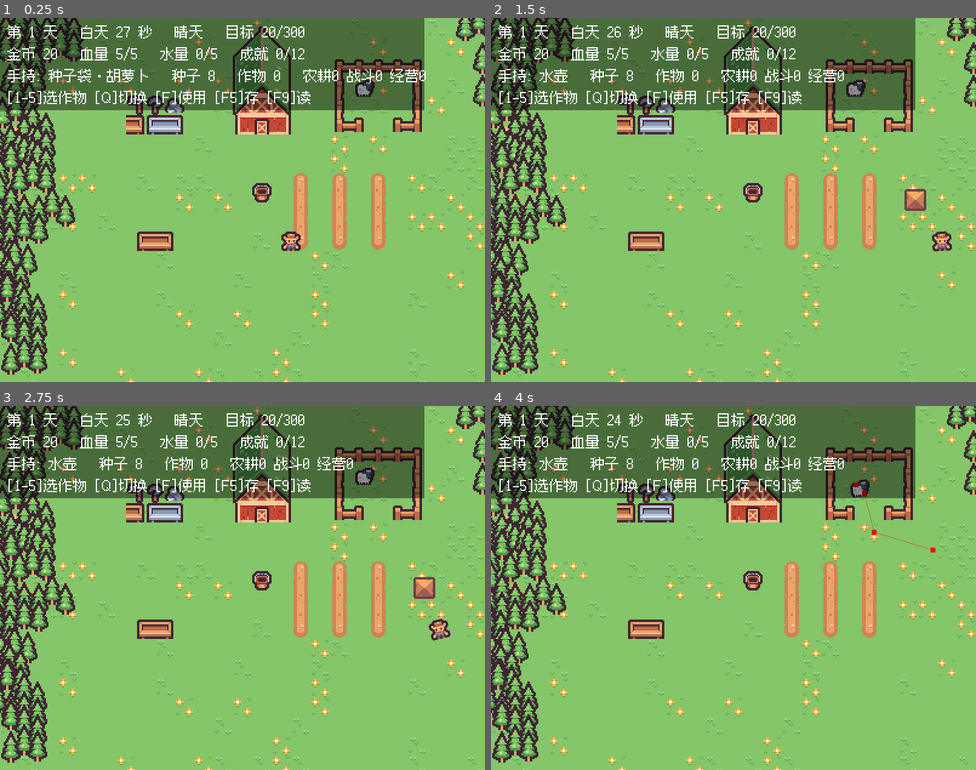
Above: before the commit, frames 1-4 (two rows, left to right).
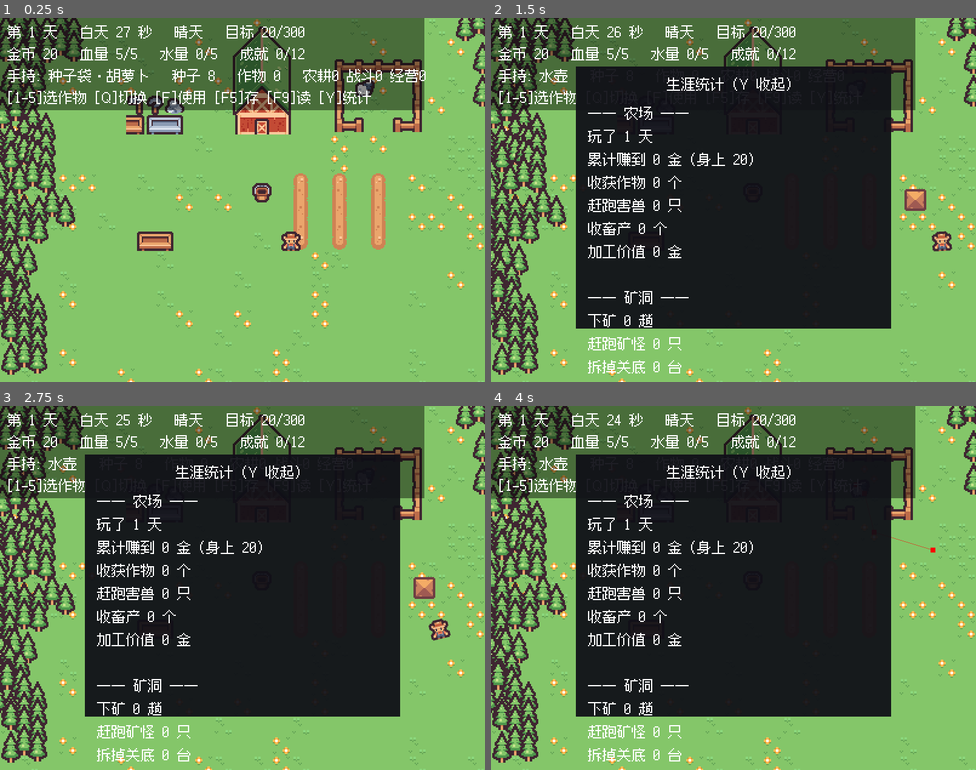
Above: after the commit, the same moments.

Repository: 01821/farm-fight-game
Game: Godot game, scene res://Scenes/base_level.tscn
Same seed, same stepped clock (60 frames per second), same inputs: the game is played once before the commit and once after it. Sound files missing from this copy of the repository are replaced by a short silence.
Inputs (mouse positions are in pixels of both pictures, inside the frame that each line leads up to):
- Up to frame 1 (0.25 s): no input
- Up to frame 2 (1.5 s): tap Enter at 0.5 s; move the mouse to (840, 181) at 0.52 s; hold Y (stats_toggle, bound only after the commit) 0.53-1.28 s; hold D (right) from 0.53 s (still down); click (840, 181) at 0.67 s; tap Space (jump) at 0.77 s; move the mouse to (636, 218) at 1.27 s; tap Q (cycle_item) at 1.35 s
- Up to frame 3 (2.75 s): tap Space (jump) at 1.52, 2 s; tap Y (stats_toggle, bound only after the commit) at 1.55 s; move the mouse to (291, 507) at 2.02 s; release D (right) at 2.03 s; hold A (left) from 2.03 s (still down); hold Y (stats_toggle, bound only after the commit) from 2.03 s (still down); tap 1 (item_1) at 2.1 s
- Up to frame 4 (4 s): move the mouse to (709, 660) at 2.77 s; release A (left) at 2.78 s; release Y (stats_toggle, bound only after the commit) at 2.78 s; hold D (right) from 2.78 s (still down); tap 2 (item_2) at 2.85 s; click (709, 660) at 2.92 s; tap Space (jump) at 3.02, 3.77 s; tap Y (stats_toggle, bound only after the commit) at 3.05 s; move the mouse to (879, 642) at 3.52 s; hold Y (stats_toggle, bound only after the commit) from 3.53 s (still down); tap 3 (item_3) at 3.6 s

The runs differ from the first frame. In frame 1, 0.1% of the frame differs, in the area x 66-77%, y 20-24%; in frame 2, 47%; in frame 3, 47%; in frame 4, 47%, in the area x 17-83%, y 13-98%.

Commit message:
feat(ui): Y 键生涯统计面板（16 项清单第 16 项）

Diff:
--- a/Scenes/base_level.tscn
+++ b/Scenes/base_level.tscn
@@ -1067,6 +1067,33 @@
 horizontal_alignment = 1
 vertical_alignment = 1
 
+; 统计面板（Y 键开关）。整块预建，脚本只切可见性和文本。
+[node name="StatBackdrop" type="ColorRect" parent="HUD"]
+visible = false
+offset_left = 70.0
+offset_top = 40.0
+offset_right = 330.0
+offset_bottom = 256.0
+color = Color(0.06, 0.06, 0.09, 0.94)
+
+[node name="StatTitle" type="Label" parent="HUD"]
+visible = false
+offset_left = 78.0
+offset_top = 46.0
+offset_right = 322.0
+offset_bottom = 64.0
+theme_override_font_sizes/font_size = 12
+horizontal_alignment = 1
+text = "生涯统计（Y 收起）"
+
+[node name="StatBody" type="Label" parent="HUD"]
+visible = false
+offset_left = 80.0
+offset_top = 70.0
+offset_right = 320.0
+offset_bottom = 250.0
+theme_override_font_sizes/font_size = 12
+
 [node name="FarmController" type="Node" parent="."]
 script = ExtResource("11_fctl")
 
--- a/Scripts/Characters/player.gd
+++ b/Scripts/Characters/player.gd
@@ -47,6 +47,8 @@
 var processed_value: int = 0
 ## 累计加工出来的总价值（统计用）
 var total_processed: int = 0
+## 生涯累计赚到的钱（**只增不减**，统计面板用；money 会因为买东西变少）
+var total_earned: int = 0
 
 ## 当前重叠的水源数量（站在水源旁自动补水）
 var _water_source_count: int = 0
@@ -211,7 +213,9 @@
 
 ## 进账（卖作物、击杀赏金等）。目标判定由 FarmController 每帧读 money，这里不用通知谁。
 func earn(amount: int) -> void:
-	money += maxi(0, amount)
+	var got: int = maxi(0, amount)
+	money += got
+	total_earned += got
 
 # --- 水 ---
 
@@ -277,6 +281,7 @@
 		"total_harvested": total_harvested, "total_kills": total_kills,
 		"animal_goods": animal_goods, "total_goods": total_goods,
 		"processed_value": processed_value, "total_processed": total_processed,
+		"total_earned": total_earned,
 		"pos_x": global_position.x, "pos_y": global_position.y,
 	}
 
@@ -292,6 +297,7 @@
 	total_goods = maxi(0, int(d.get("total_goods", 0)))
 	processed_value = maxi(0, int(d.get("processed_value", 0)))
 	total_processed = maxi(0, int(d.get("total_processed", 0)))
+	total_earned = maxi(0, int(d.get("total_earned", 0)))
 	_read_counts(d.get("seeds", null), seeds)
 	_read_counts(d.get("harvested", null), harvested)
 	global_position = Vector2(
--- a/Scripts/UI/hud.gd
+++ b/Scripts/UI/hud.gd
@@ -16,6 +16,9 @@
 @onready var banner_backdrop: ColorRect = $BannerBackdrop
 @onready var toast: Label = $Toast
 @onready var toast_backdrop: ColorRect = $ToastBackdrop
+@onready var stat_backdrop: ColorRect = $StatBackdrop
+@onready var stat_title: Label = $StatTitle
+@onready var stat_body: Label = $StatBody
 @onready var perk_backdrop: ColorRect = $PerkBackdrop
 @onready var perk_title: Label = $PerkTitle
 @onready var perk_option1: Label = $PerkOption1
@@ -25,6 +28,51 @@
 @onready var controller: FarmController = $"../FarmController"
 @onready var weather: Weather = get_node_or_null("../Weather") as Weather
 @onready var achievements: Achievements = get_node_or_null("../Achievements") as Achievements
+
+## Y 键生涯统计面板。
+## 数据全部来自**已有的生涯计数**，没有为了这个面板另开一套统计 ——
+## 玩家经历过的每一件事本来就被记着，这只是把它们摊开给他看。
+var stats_open: bool = false
+
+func _unhandled_input(event: InputEvent) -> void:
+	if event.is_action_pressed("stats_toggle"):
+		stats_open = not stats_open
+		get_viewport().set_input_as_handled()
+
+func _update_stats_panel() -> void:
+	stat_backdrop.visible = stats_open
+	stat_title.visible = stats_open
+	stat_body.visible = stats_open
+	if not stats_open:
+		return
+	var lines: PackedStringArray = PackedStringArray()
+	lines.append("—— 农场 ——")
+	lines.append("玩了 %d 天" % cycle.day)
+	lines.append("累计赚到 %d 金（身上 %d）" % [player.total_earned, player.money])
+	lines.append("收获作物 %d 个" % player.total_harvested)
+	lines.append("赶跑害兽 %d 只" % player.total_kills)
+	lines.append("收畜产 %d 个" % player.total_goods)
+	lines.append("加工价值 %d 金" % player.total_processed)
+	lines.append("")
+	lines.append("—— 矿洞 ——")
+	lines.append("下矿 %d 趟" % MineRun.total_runs)
+	lines.append("赶跑矿怪 %d 只" % MineRun.total_mine_kills)
+	lines.append("拆掉关底 %d 台" % MineRun.total_boss)
+	lines.append("到过最深第 %d 层" % MineRun.deepest)
+	lines.append("单趟最多带回 %d 金" % MineRun.best_run_gold)
+	lines.append("一命通关 %d 次" % MineRun.flawless_runs)
+	lines.append("")
+	var lv: String = ""
+	for i in range(Upgrades.INFO.size()):
+		if i > 0:
+			lv += "  "
+		lv += "%s%d" % [Upgrades.name_of(i), Upgrades.level_of(i)]
+	lines.append("土地升级 " + lv)
+	stat_body.text = "\n".join(lines)
+
+## 统计面板当前正文（测试直接读）
+func stats_text() -> String:
+	return stat_body.text
 
 func _process(_delta: float) -> void:
 	# 所有浮层节点都是预建的，这里只切可见性和文本
@@ -39,6 +87,7 @@
 		toast.text = achievements.toast_text()
 
 	_update_perk_panel()
+	_update_stats_panel()
 
 	var phase := "%s %d 秒" % [cycle.phase_name(), ceili(cycle.phase_time_left())]
 	var sky: String = weather.sky_name() if weather != null else "晴天"
@@ -60,7 +109,7 @@
 		Progression.level_of(Progression.Skill.COMBAT),
 		Progression.level_of(Progression.Skill.TRADE)
 	]
-	key_label.text = "[1-5]选作物 [Q]切换 [F]使用 [F5]存 [F9]读"
+	key_label.text = "[1-5]选作物 [Q]切换 [F]使用 [F5]存 [F9]读 [Y]统计"
 
 ## 升级二选一面板。注意：面板亮着的时候 1 / 2 是「选专精」，
 ## 路由在 FarmController._unhandled_input 里。
--- a/Tests/test_animal.gd
+++ b/Tests/test_animal.gd
@@ -37,6 +37,18 @@
 
 func _products() -> Array:
 	return get_tree().get_nodes_in_group("animal_product")
+
+## 模拟"按一下某个动作键"。
+## 必须走 parse_input_event —— Input.action_press 只改状态，不会派发事件。
+func _tap_action(action: String) -> void:
+	var down := InputEventAction.new()
+	down.action = action
+	down.pressed = true
+	Input.parse_input_event(down)
+	var up := InputEventAction.new()
+	up.action = action
+	up.pressed = false
+	Input.parse_input_event(up)
 
 func _ready() -> void:
 	_level = (load("res://Scenes/base_level.tscn") as PackedScene).instantiate()
@@ -360,5 +372,81 @@
 	_check("没买成不扣钱（本来就是 0）", _player.money == 0)
 	_player.money = money_before
 
+	print("--- 统计面板（Y 键） ---")
+	var hud := _level.get_node_or_null("HUD")
+	_check("农场里有 HUD", hud != null)
+	if hud != null:
+		var backdrop := _level.get_node("HUD/StatBackdrop") as ColorRect
+		var body := _level.get_node("HUD/StatBody") as Label
+		_check("统计面板是预建节点", backdrop != null and body != null)
+
+		hud.stats_open = false
+		await _step(3)
+		_check("默认是收起的", not backdrop.visible and not body.visible)
+
+		# 按键开关
+		_check("Y 键绑上了 stats_toggle", InputMap.has_action("stats_toggle"))
+		# ⚠️ `Input.action_press()` **只改内部状态，不派发事件** ——
+		#    `_unhandled_input` 根本收不到。要真的投一个事件进输入系统，
+		#    得用 `Input.parse_input_event()`。（踩过：断言"按一下 Y 打开了"一直红。）
+		_tap_action("stats_toggle")
+		await _step(3)
+		_check("按一下 Y 打开了", hud.stats_open and backdrop.visible)
+		_tap_action("stats_toggle")
+		await _step(3)
+		_check("再按一下收起了", not hud.stats_open and not backdrop.visible)
+
+		# 塞进一些可辨认的数字，看它有没有如实显示
+		_player.total_earned = 1234
+		_player.total_harvested = 56
+		_player.total_kills = 7
+		_player.total_goods = 8
+		_player.total_processed = 90
+		MineRun.total_runs = 3
+		MineRun.total_mine_kills = 21
+		MineRun.total_boss = 2
+		MineRun.deepest = 3
+		MineRun.best_run_gold = 145
+		MineRun.flawless_runs = 1
+		hud.stats_open = true
+		await _step(3)
+		var txt: String = hud.stats_text()
+		print("  INFO 统计面板：")
+		for ln in txt.split("\n"):
+			print("        ", ln)
+		_check("有农场段", "农场" in txt)
+		_check("有矿洞段", "矿洞" in txt)
+		_check("显示了累计赚到的钱", "1234" in txt)
+		_check("显示了收获作物数", "56" in txt)
+		_check("显示了害兽数", "7" in txt)
+		_check("显示了畜产数", "8" in txt)
+		_check("显示了加工价值", "90" in txt)
+		_check("显示了矿洞趟数", "3 趟" in txt)
+		_check("显示了矿怪数", "21" in txt)
+		_check("显示了拆关底数", "2 台" in txt)
+		_check("显示了最深层次", "3 层" in txt)
+		_check("显示了单趟最佳", "145" in txt)
+		_check("显示了土地升级等级", "洒水器" in txt)
+		hud.stats_open = false
+		await _step(2)
+
+	print("--- 累计赚到的钱只增不减 ---")
+	_player.total_earned = 0
+	_player.money = 100
+	_player.earn(50)
+	_check("赚了就累加", _player.total_earned == 50 and _player.money == 150)
+	_player.money -= 120          # 花钱买东西
+	_check("花掉钱之后身上变少", _player.money == 30)
+	_check("但生涯累计不受影响", _player.total_earned == 50)
+	_player.earn(10)
+	_check("再赚继续累加", _player.total_earned == 60)
+
+	print("--- 累计赚到的钱要能存档 ---")
+	_player.total_earned = 4321
+	var ed: Dictionary = _player.to_save_data()
+	_player.total_earned = 0
+	_player.apply_save_data(ed)
+	_check("读档读回累计收入", _player.total_earned == 4321)
+
 	print("RESULT fail=", _fail)
 	get_tree().quit()
--- a/project.godot
+++ b/project.godot
@@ -45,6 +45,13 @@
 , Object(InputEventKey,"resource_local_to_scene":false,"resource_name":"","device":-1,"window_id":0,"alt_pressed":false …(183 unchanged characters)…
 ]
 }
+; Y 键开关生涯统计面板。矿洞用的是 P（技能表），两边不冲突。
+stats_toggle={
+"deadzone": 0.2,
+"events": [Object(InputEventKey,"resource_local_to_scene":false,"resource_name":"","device":-1,"window_id":0,"alt_pressed":false,"shift_pressed":false,"ctrl_pressed":false,"meta_pressed":false,"pressed":false,"keycode":0,"physical_keycode":89,"key_label":0,"unicode":121,"location":0,"echo":false,"script":null)
+]
+}
+
 item_1={
 "deadzone": 0.2,
 "events": [Object(InputEventKey,"resource_local_to_scene":false,"resource_name":"","device":-1,"window_id":0,"alt_press …(191 unchanged characters)…
